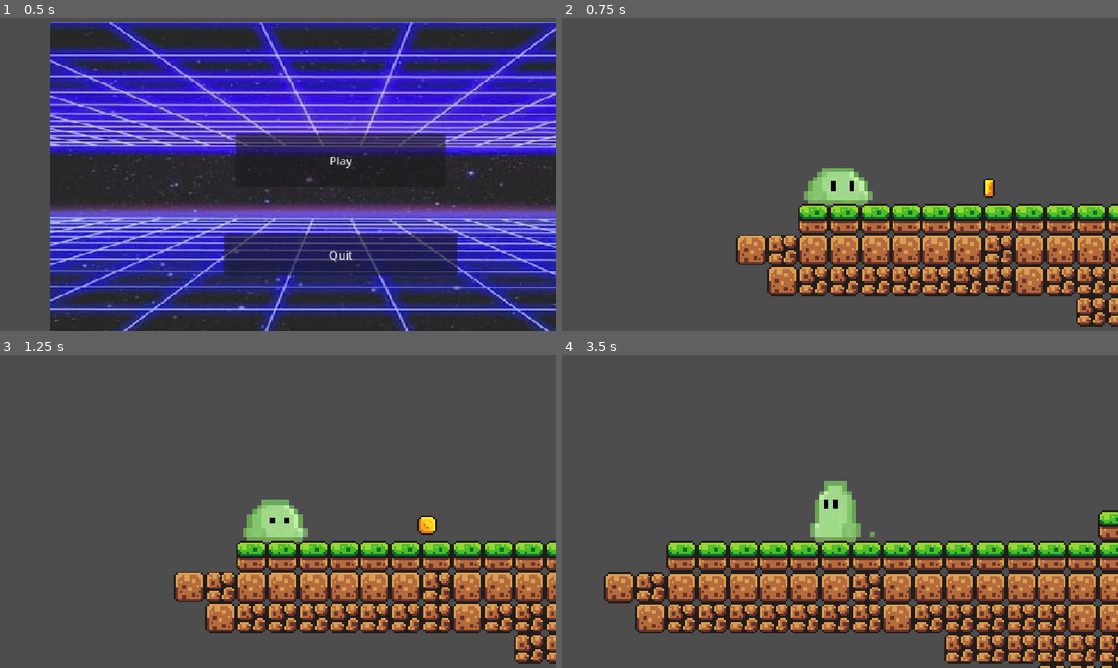
Above: before the commit, frames 1-4 (two rows, left to right).
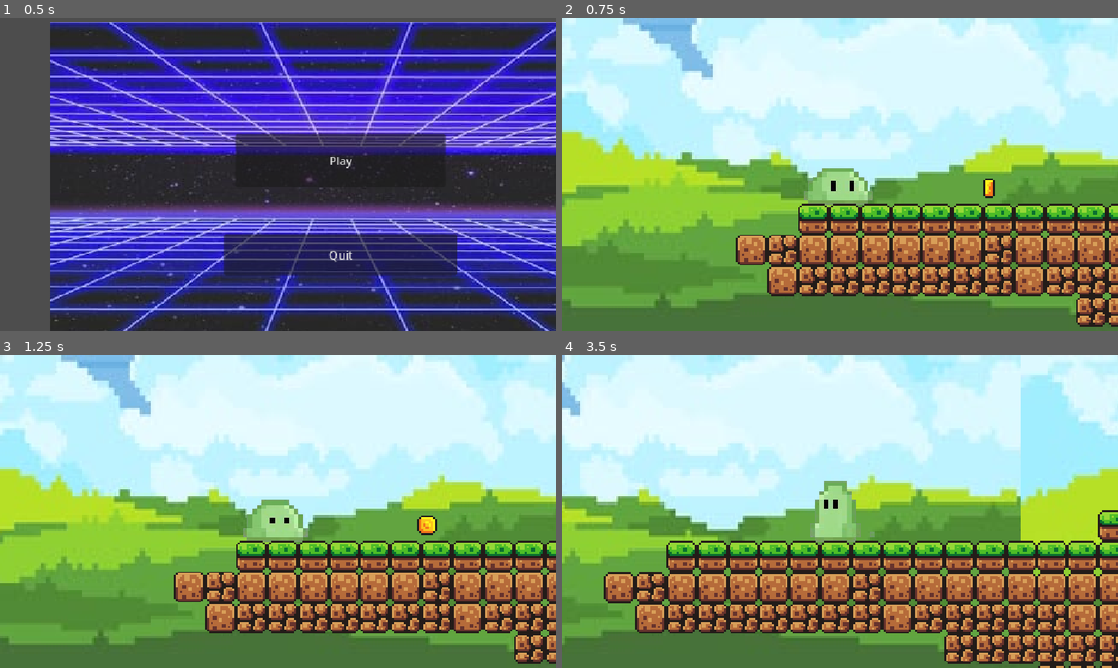
Above: after the commit, the same moments.

Repository: bivold200910-lang/Haven-Yayay
Game: Godot game, scene res://control.tscn
Two runs of this game, one before a commit and one after it. Both use one fixed random seed, a clock stepped at 60 frames per second and the inputs below.
Inputs:
- Up to frame 1 (0.5 s): no input
- Up to frame 2 (0.75 s): click "Play" at 0.5 s
- Up to frame 3 (1.25 s): no input
- Up to frame 4 (3.5 s): tap Enter (ui_accept) at 1.25, 1.52, 2.27 s; hold Right (ui_right) 1.28-2.78 s; hold Left (ui_left) from 2.78 s (still down)

Frame 1 is identical in both runs. In frame 2, 80% of the frame differs, in the area x 0-100%, y 0-100%; in frame 3, 80%; in frame 4, 71%.

Commit message:
Something

Diff:
--- a/scenes/game.tscn
+++ b/scenes/game.tscn
@@ -1,5 +1,6 @@
 [gd_scene format=3 uid="uid://bbdlyo1g88jlh"]
 
+[ext_resource type="Texture2D" uid="uid://bp0tbqeqfbuem" path="res://assets/baground/Calming pixel art landscape 2545.jpeg" id="1_iywne"]
 [ext_resource type="PackedScene" uid="uid://dkwatx0ruyqiw" path="res://scenes/player.tscn" id="1_uwrxv"]
 [ext_resource type="Texture2D" uid="uid://dfqo1v2b5vk3r" path="res://assets/world_tileset.png" id="2_yqjtg"]
 [ext_resource type="PackedScene" uid="uid://p1y8of6n7ppa" path="res://scenes/area_2d.tscn" id="3_lnu2h"]
@@ -184,6 +185,18 @@
 z_index = -4096
 position = Vector2(530, 406)
 
+[node name="Parallax2D" type="Parallax2D" parent="." unique_id=1831517082]
+scroll_offset = Vector2(-322, -278)
+repeat_size = Vector2(356, 0)
+repeat_times = 5
+
+[node name="Sprite2D" type="Sprite2D" parent="Parallax2D" unique_id=99294000]
+texture_filter = 1
+position = Vector2(166, -22)
+scale = Vector2(0.8875297, 1.1363362)
+texture = ExtResource("1_iywne")
+centered = false
+
 [node name="player" parent="." unique_id=754510609 instance=ExtResource("1_uwrxv")]
 position = Vector2(36, 78)
 scale = Vector2(0.6, 0.6)
